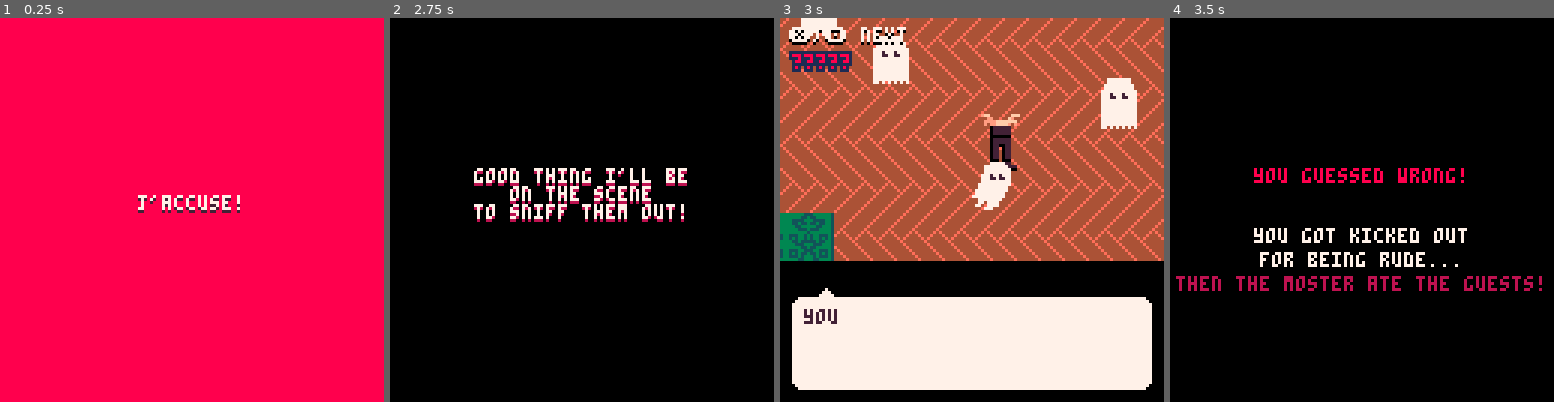
Above: before the commit, frames 1-4 (left to right).
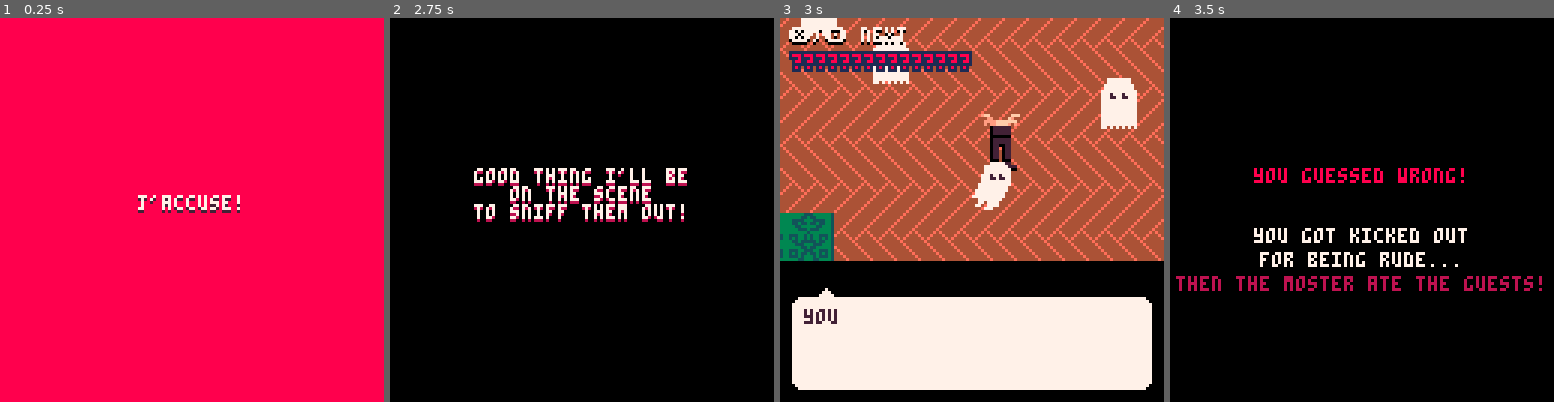
Above: after the commit, the same moments.

Repository: Alfie-Edwards/jaccuse
Game: PICO-8 cartridge game.p8
Two runs of this game, one before a commit and one after it. Both use one fixed random seed, a clock stepped at 60 frames per second and the inputs below.
Inputs (mouse positions are in pixels of both pictures, inside the frame that each line leads up to):
- Up to frame 1 (0.25 s): no input
- Up to frame 2 (2.75 s): tap X (X key) at 0.33, 1.07, 1.85 s; click (670, 121) at 0.67 s; tap O (Z key) at 0.7, 1.7, 2.1, 2.5 s; click (436, 267) at 1.22 s; hold Right 1.6-2.1 s; click (497, 114) at 1.77 s; hold Up 2.15-2.42 s; click (562, 259) at 2.32 s; hold Right from 2.47 s (still down)
- Up to frame 3 (3 s): keep holding Right; click (1014, 106) at 2.87 s; tap O (Z key) at 2.9 s; tap X (X key) at 2.97 s
- Up to frame 4 (3.5 s): release Right at 3.03 s; hold Left from 3.08 s (still down); tap O (Z key) at 3.3 s; click (1465, 256) at 3.42 s

Frames 1-2 are identical in both runs. In frame 3, 1.6% of the frame differs, in the area x 18-50%, y 8-15%; in frame 4, nothing differs.

Commit message:
bump max health

Diff:
--- a/game.p8
+++ b/game.p8
@@ -19,7 +19,7 @@
 	h = 256,
 }
 
-maximum_questions = 5
+maximum_questions = 15
 
 -- init ------------------------
 function _init()
